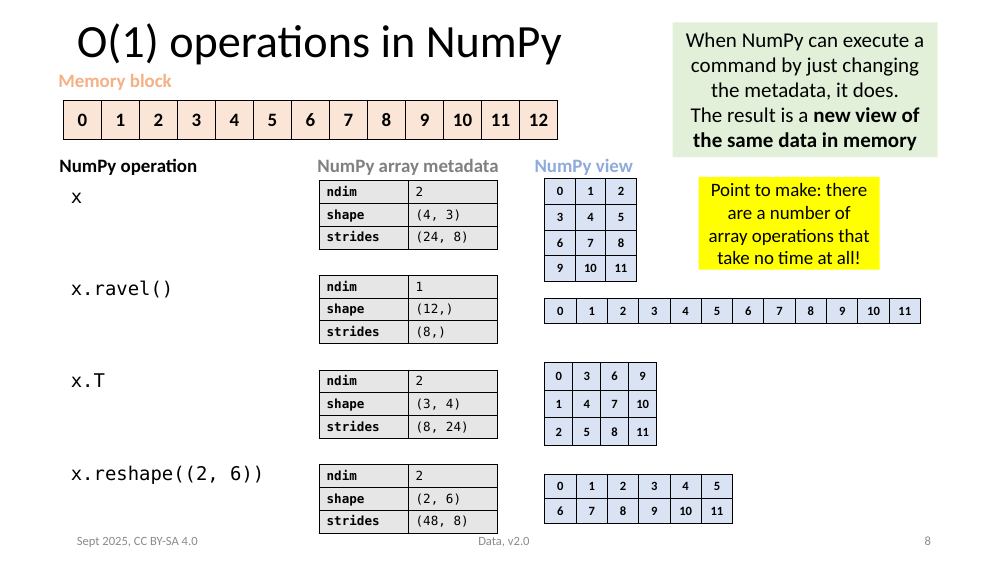
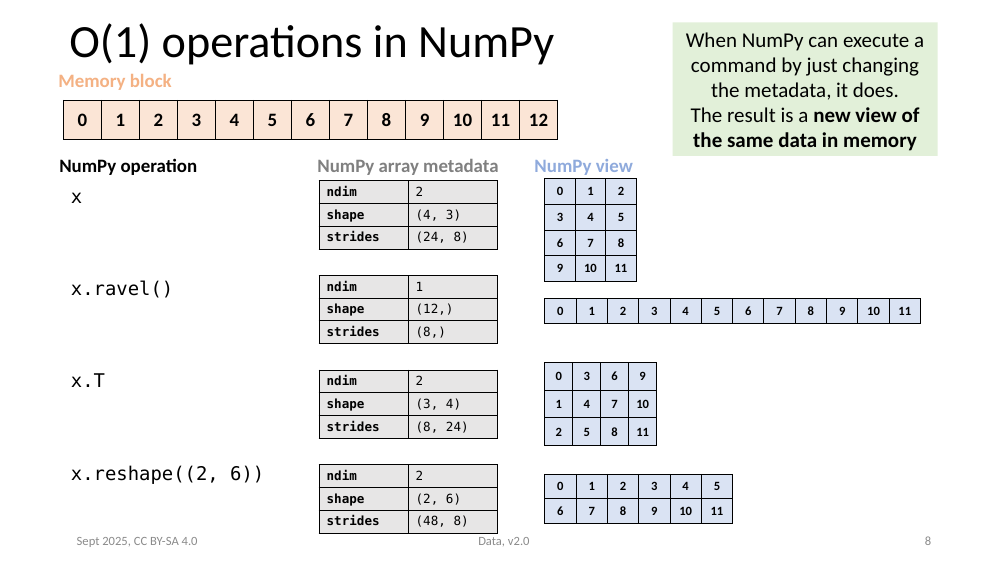
Before and after one commit to victoris93/data_class, a slide deck: slide 8 of numpy.pptx. Drawn at 1008x567 pixels with LibreOffice and Linux fonts; fonts in the diff are those of the drawing. Boxes give left, top, right and bottom in pixels: in the first picture for what was removed or moved away, otherwise in the second. Text is boxed around its words. In the diff, an @@ line names an element or a change of style, - is before the commit and + after.

```diff
--- a/numpy.pptx
+++ b/numpy.pptx
@@ title "O(1) operations in NumPy": place and size @@
-title "O(1) operations in NumPy" at (77,23,562,65)
+title "O(1) operations in NumPy" at (69,23,554,65)
@@ rectangle removed at (699,177,879,270) @@
-Point to make: there are a number of array operations that take no time at all!
```
Also in this commit, not shown: 32 other slides changed, 2 other files.
